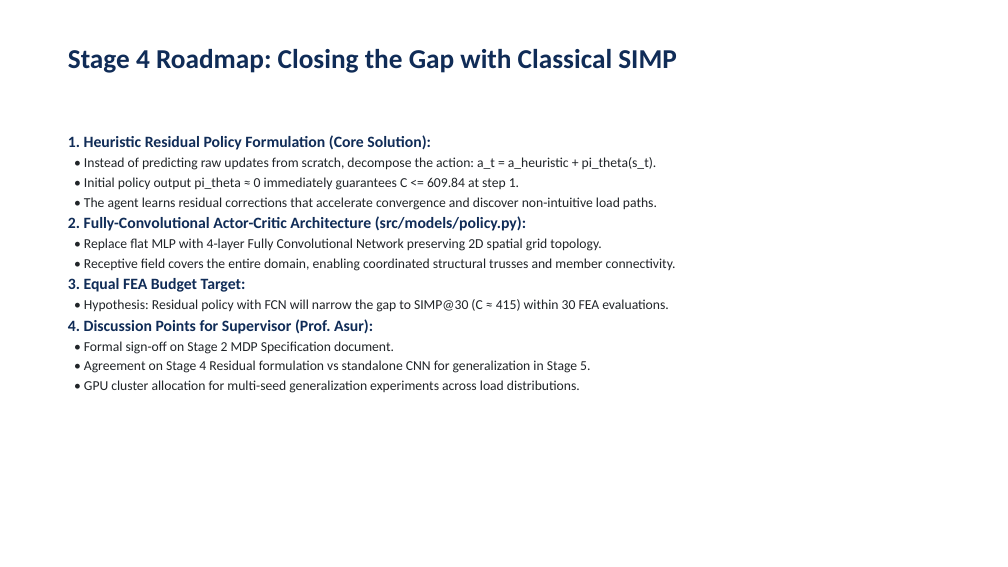
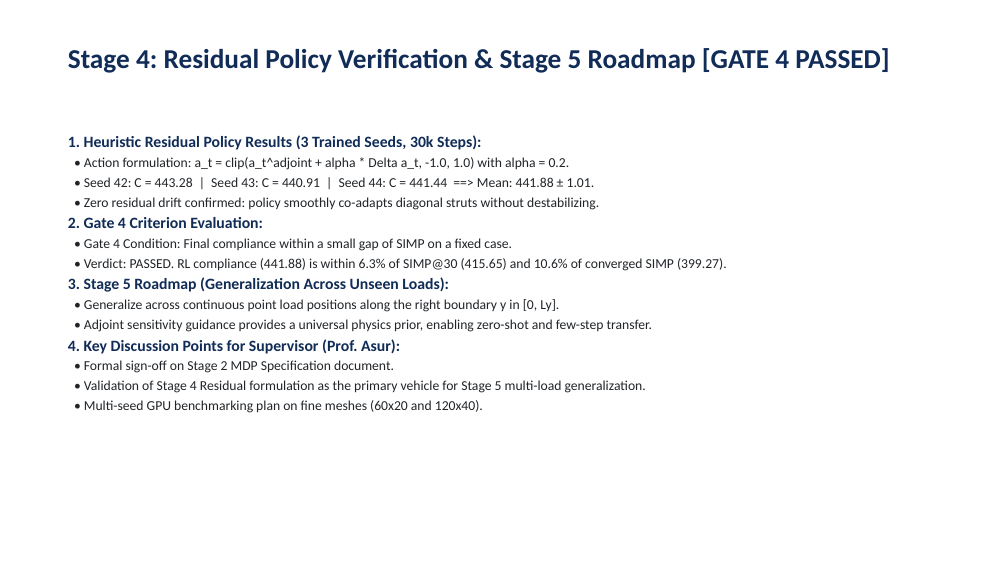
Before and after one commit to praveenantemass123/topology-optimization-rl, a slide deck: slide 6 of BTP_TopOpt_RL_Progress_Praveen.pptx. Drawn at 1008x567 pixels with LibreOffice and Linux fonts; fonts in the diff are those of the drawing. Boxes give left, top, right and bottom in pixels: in the first picture for what was removed or moved away, otherwise in the second. Text is boxed around its words. In the diff, an @@ line names an element or a change of style, - is before the commit and + after.

```diff
--- a/BTP_TopOpt_RL_Progress_Praveen.pptx
+++ b/BTP_TopOpt_RL_Progress_Praveen.pptx
@@ text at (68, 48, 889, 73): text changed @@
-Stage 4 Roadmap: Closing the Gap with Classical SIMP
+Stage 4: Residual Policy Verification & Stage 5 Roadmap [GATE 4 PASSED]
@@ text at (68, 135, 727, 354): text changed @@
-1. Heuristic Residual Policy Formulation (Core Solution):
-• Instead of predicting raw updates from scratch, decompose the action: a_t = a_heuristic + pi_theta(s_t).
-• Initial policy output pi_theta ≈ 0 immediately guarantees C <= 609.84 at step 1.
-• The agent learns residual corrections that accelerate convergence and discover non-intuitive load paths.
-2. Fully-Convolutional Actor-Critic Architecture (src/models/policy.py):
-• Replace flat MLP with 4-layer Fully Convolutional Network preserving 2D spatial grid topology.
-• Receptive field covers the entire domain, enabling coordinated structural trusses and member connectivity.
-3. Equal FEA Budget Target:
-• Hypothesis: Residual policy with FCN will narrow the gap to SIMP@30 (C ≈ 415) within 30 FEA evaluations.
-4. Discussion Points for Supervisor (Prof. Asur):
+1. Heuristic Residual Policy Results (3 Trained Seeds, 30k Steps):
+• Action formulation: a_t = clip(a_t^adjoint + alpha * Delta a_t, -1.0, 1.0) with alpha = 0.2.
+• Seed 42: C = 443.28 | Seed 43: C = 440.91 | Seed 44: C = 441.44 ==> Mean: 441.88 ± 1.01.
+• Zero residual drift confirmed: policy smoothly co-adapts diagonal struts without destabilizing.
+2. Gate 4 Criterion Evaluation:
+• Gate 4 Condition: Final compliance within a small gap of SIMP on a fixed case.
+• Verdict: PASSED. RL compliance (441.88) is within 6.3% of SIMP@30 (415.65) and 10.6% of converged SIMP (399.27).
+3. Stage 5 Roadmap (Generalization Across Unseen Loads):
+• Generalize across continuous point load positions along the right boundary y in [0, Ly].
+• Adjoint sensitivity guidance provides a universal physics prior, enabling zero-shot and few-step transfer.
+4. Key Discussion Points for Supervisor (Prof. Asur):
@@ text at (84, 380, 646, 413): text changed @@
-• Agreement on Stage 4 Residual formulation vs standalone CNN for generalization in Stage 5.
-• GPU cluster allocation for multi-seed generalization experiments across load distributions.
+• Validation of Stage 4 Residual formulation as the primary vehicle for Stage 5 multi-load generalization.
+• Multi-seed GPU benchmarking plan on fine meshes (60x20 and 120x40).
```
Also in this commit, not shown: 1 other slide changed, 4 other files.
